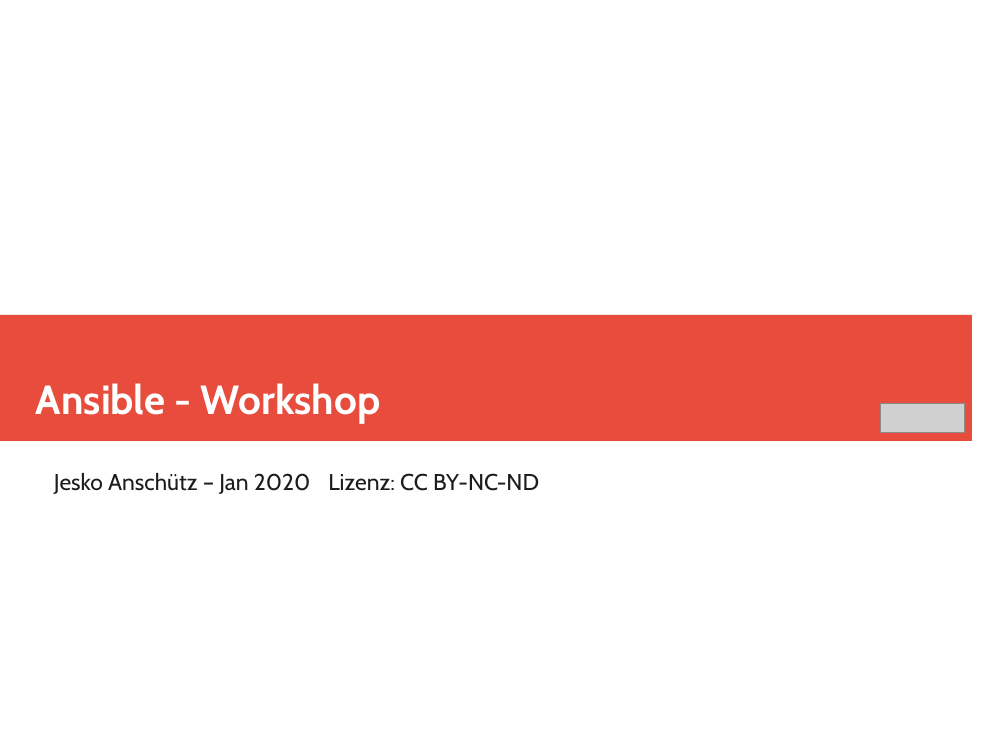
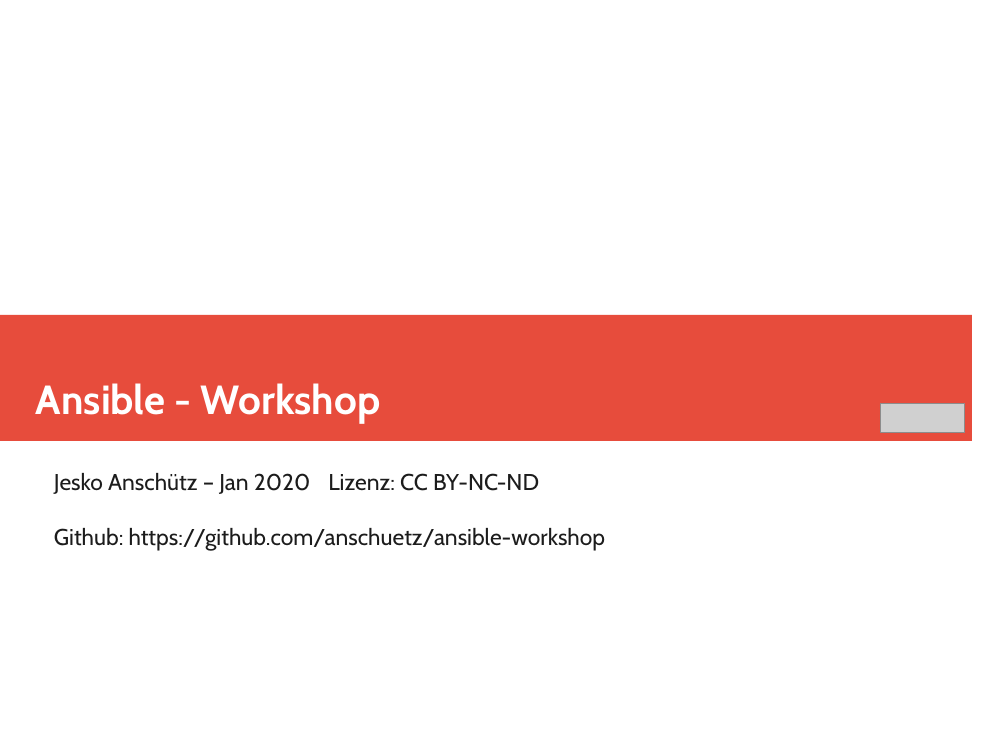
Before and after one commit to anschuetz/ansible-workshop, a slide deck: slide 1 of Ansible-Workshop.odp. Drawn at 1008x756 pixels with LibreOffice and Linux fonts; fonts in the diff are those of the drawing; grey boxes stand for pictures. Boxes give left, top, right and bottom in pixels: in the first picture for what was removed or moved away, otherwise in the second. Text is boxed around its words. In the diff, an @@ line names an element or a change of style, - is before the commit and + after.

```diff
--- a/Ansible-Workshop.odp
+++ b/Ansible-Workshop.odp
@@ subtitle at <box>54,528,606,551</box>: paragraph added @@
+Github: https://github.com/anschuetz/ansible-workshop
```
Also in this commit, not shown: 1 other slide changed, 27 other files.
